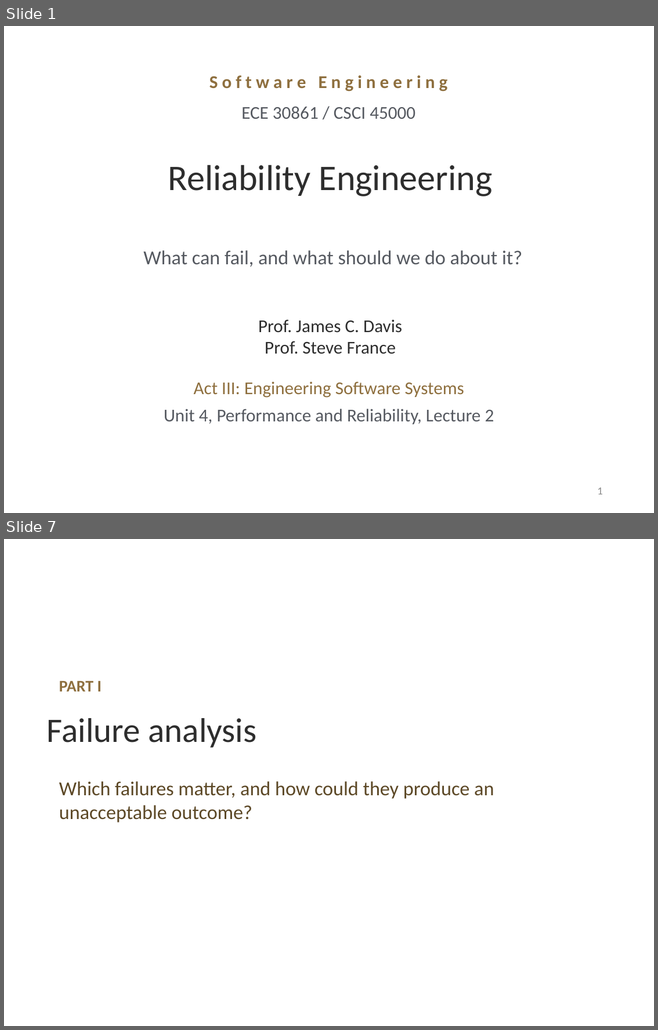
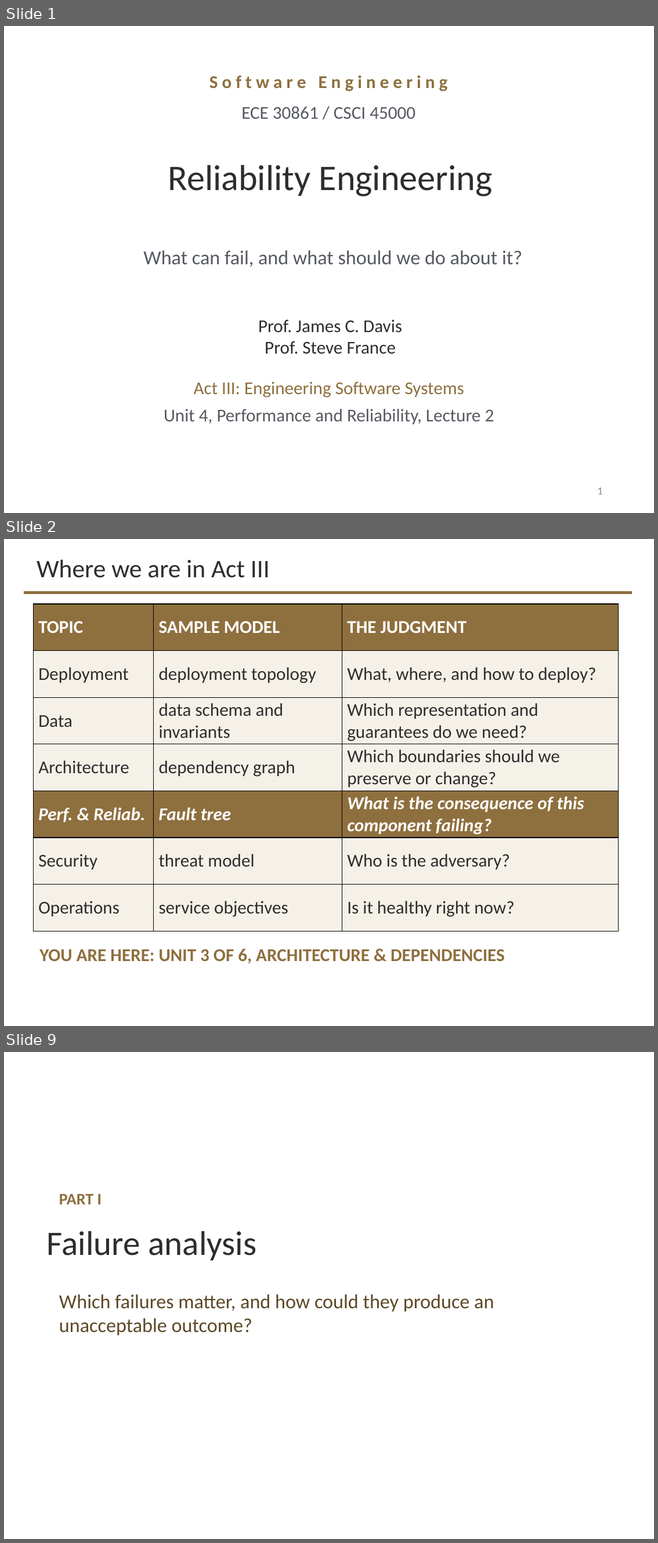
Before and after one commit to davisjam/model-based-agentic-software-engineering, a slide deck: course/lectures/act-3-software-in-the-world/04-performance-and-reliability/3-4-Performance-and-Reliability-2-Reliability-Engineering.pptx. Shown one above the other, each under a label of ours: slides 1 and 7 before the commit, slides 1, 2 and 9 after it; the slides between them are not shown. The pictures are 658x1030 and 658x1543 pixels, drawn with LibreOffice and Linux fonts; fonts in the diff are those of the drawing; background and template pictures are left out. Boxes give left, top, right and bottom in pixels: in the first picture for what was removed or moved away, otherwise in the second. Text is boxed around its words. In the diff, an @@ line names an element or a change of style, - is before the commit and + after.

```diff
--- a/course/lectures/act-3-software-in-the-world/04-performance-and-reliability/3-4-Performance-and-Reliability-2-Reliability-Engineering.pptx
+++ b/course/lectures/act-3-software-in-the-world/04-performance-and-reliability/3-4-Performance-and-Reliability-2-Reliability-Engineering.pptx
@@ slide 2 added at <box>4,539,654,1026</box>, background #FFFFFF @@
@@ title added at <box>36,559,270,578</box>, 28 pt, text #2D2D2D @@
+Where we are in Act III
@@ line added from (24, 593) to (632, 593), #8E6F3E 3 pt @@
@@ table added at <box>33,604,618,931</box>, 7 rows, 3 columns @@
+TOPIC | SAMPLE MODEL | THE JUDGMENT
+Deployment | deployment topology | What, where, and how to deploy?
+Data | data schema and invariants | Which representation and guarantees do we need?
+Architecture | dependency graph | Which boundaries should we preserve or change?
+Perf. & Reliab. | Fault tree | What is the consequence of this component failing?
+Security | threat model | Who is the adversary?
+Operations | service objectives | Is it healthy right now?
@@ text added at <box>39,948,505,964</box>, 20 pt, text #8E6F3E, bold @@
+YOU ARE HERE: UNIT 3 OF 6, ARCHITECTURE & DEPENDENCIES
@@ what was slide 7 is now slide 9 @@
```
Also in this commit, not shown: 23 slides changed, 8 other slides added, 3 slides removed, 2 other files.
